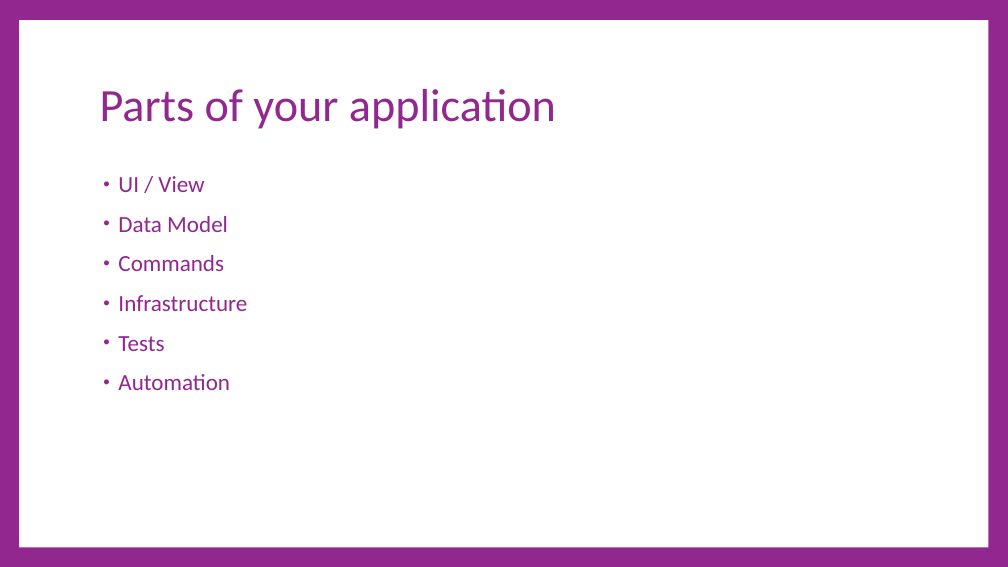
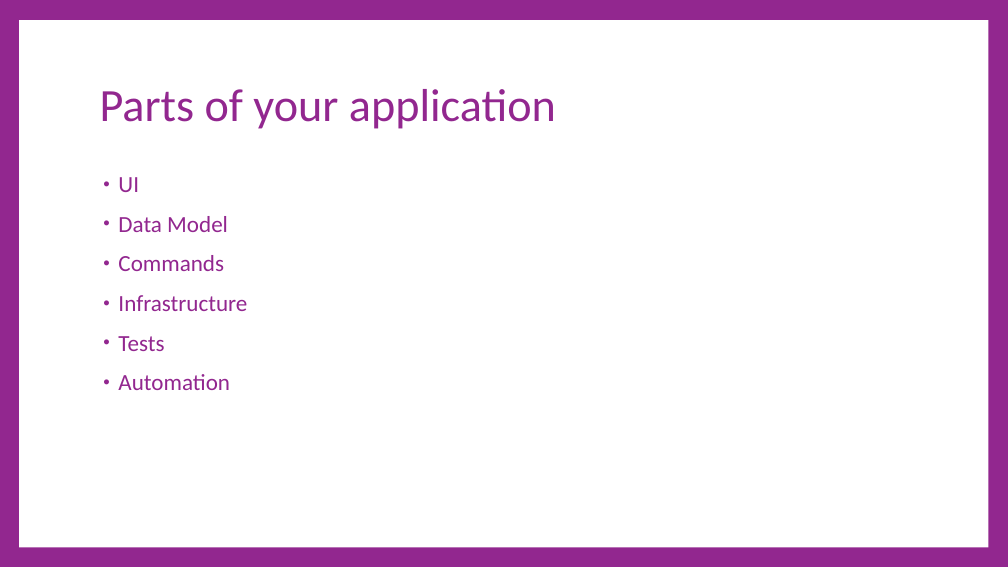
Before and after one commit to cdiggins/cs321, a slide deck: slide 10 of class-notes/cs321-winter-2023-lecture-17-architecture.pptx (slide 3 before the commit). Drawn at 1008x567 pixels with LibreOffice and Linux fonts; fonts in the diff are those of the drawing. Boxes give left, top, right and bottom in pixels: in the first picture for what was removed or moved away, otherwise in the second. Text is boxed around its words. In the diff, an @@ line names an element or a change of style, - is before the commit and + after.

```diff
--- a/class-notes/cs321-winter-2023-lecture-17-architecture.pptx
+++ b/class-notes/cs321-winter-2023-lecture-17-architecture.pptx
@@ text at [118,177,139,192]: text changed @@
-• UI / View
+• UI
```
Also in this commit, not shown: 6 other slides changed, 19 slides added, 10 slides removed, 1 other file.
